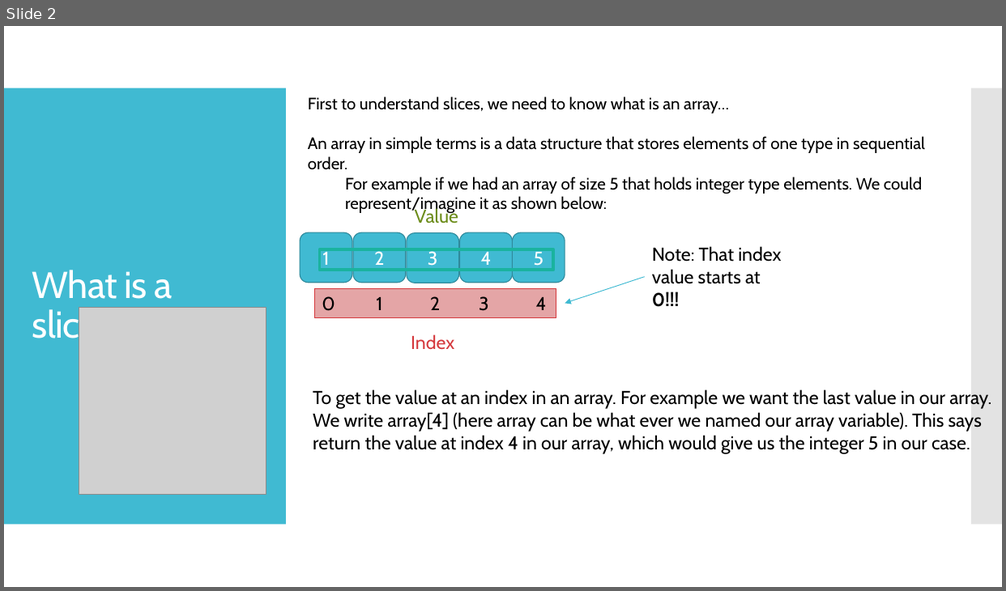
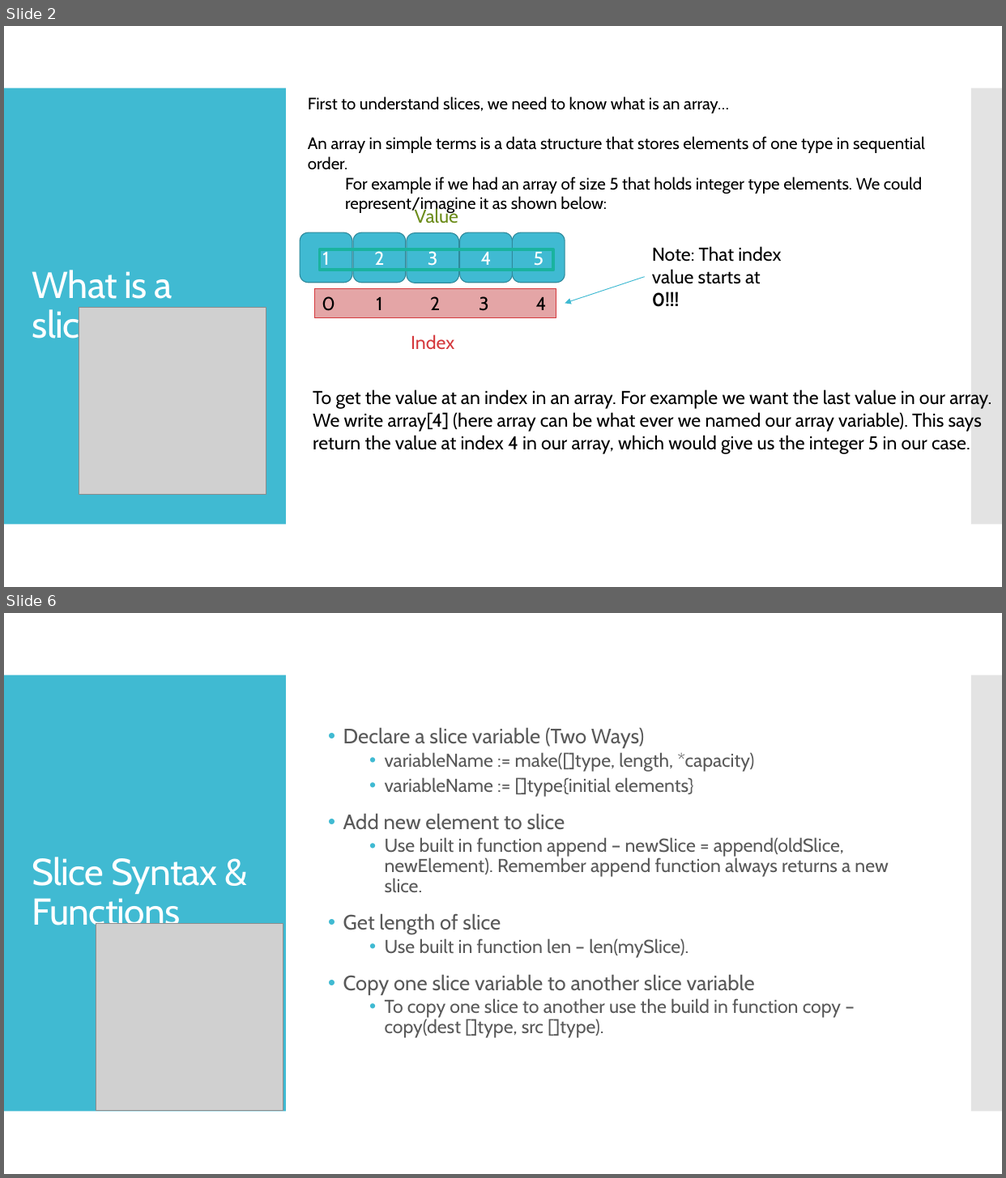
Before and after one commit to kevinlin47/Learn_Go, a slide deck: slices/go_slices.pptx. Shown one above the other, each under a label of ours: slide 2 before the commit, slides 2 and 6 after it; the slides between them are not shown. The pictures are 1006x591 and 1006x1178 pixels, drawn with LibreOffice and Linux fonts; fonts in the diff are those of the drawing; grey boxes stand for pictures. Boxes give left, top, right and bottom in pixels: in the first picture for what was removed or moved away, otherwise in the second. Text is boxed around its words. In the diff, an @@ line names an element or a change of style, - is before the commit and + after.

```diff
--- a/slices/go_slices.pptx
+++ b/slices/go_slices.pptx
@@ slide 6 added at [4, 613, 1002, 1174], background #FFFFFF; not listed: 2 template elements that a slide beside it also shows @@
@@ text added at [343, 727, 888, 1038], 18 pt, text #595959 @@
+• Declare a slice variable (Two Ways)
+  • variableName := make([]type, length, *capacity)
+  • variableName := []type{initial elements}
+• Add new element to slice
+  • Use built in function append – newSlice = append(oldSlice, newElement). Remember append function always returns a new slice.
+• Get length of slice
+  • Use built in function len – len(mySlice).
+• Copy one slice variable to another slice variable
+  • To copy one slice to another use the build in function copy – copy(dest []type, src []type).
@@ title added at [32, 857, 217, 934], 36 pt, text #FFFFFF @@
+Slice Syntax & Functions
@@ picture added at [96, 924, 283, 1111] @@
```
Also in this commit, not shown: 3 slides changed, 1 other slide added, 1 slide removed.
